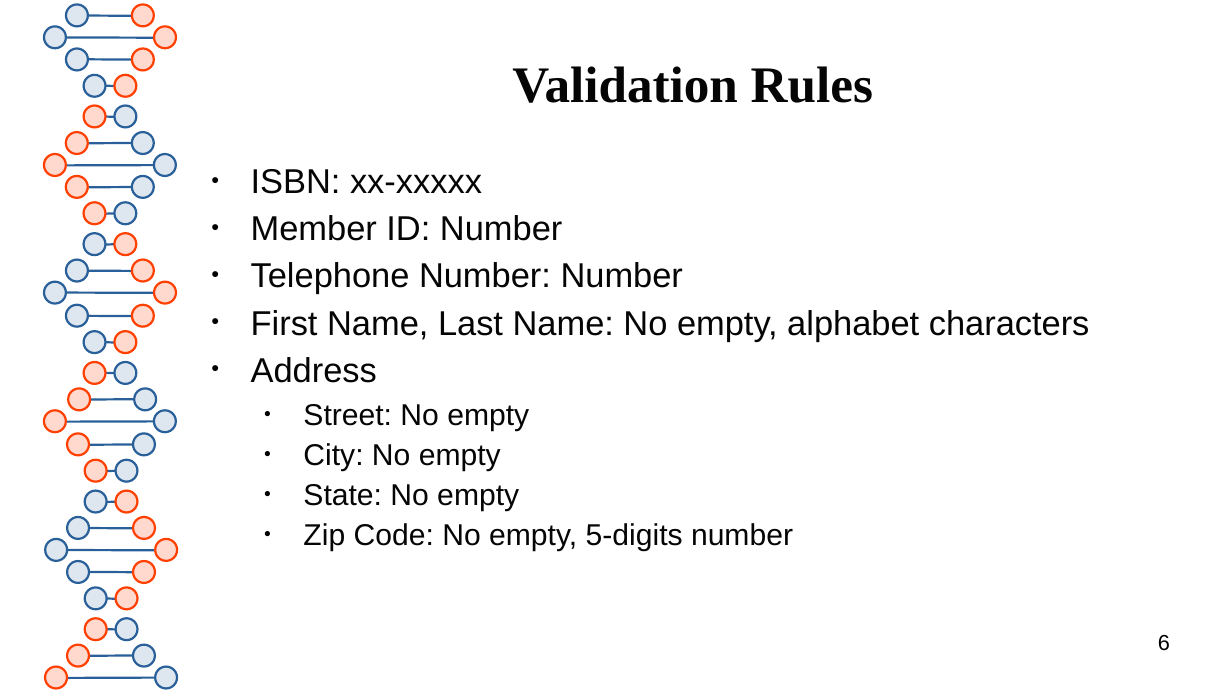
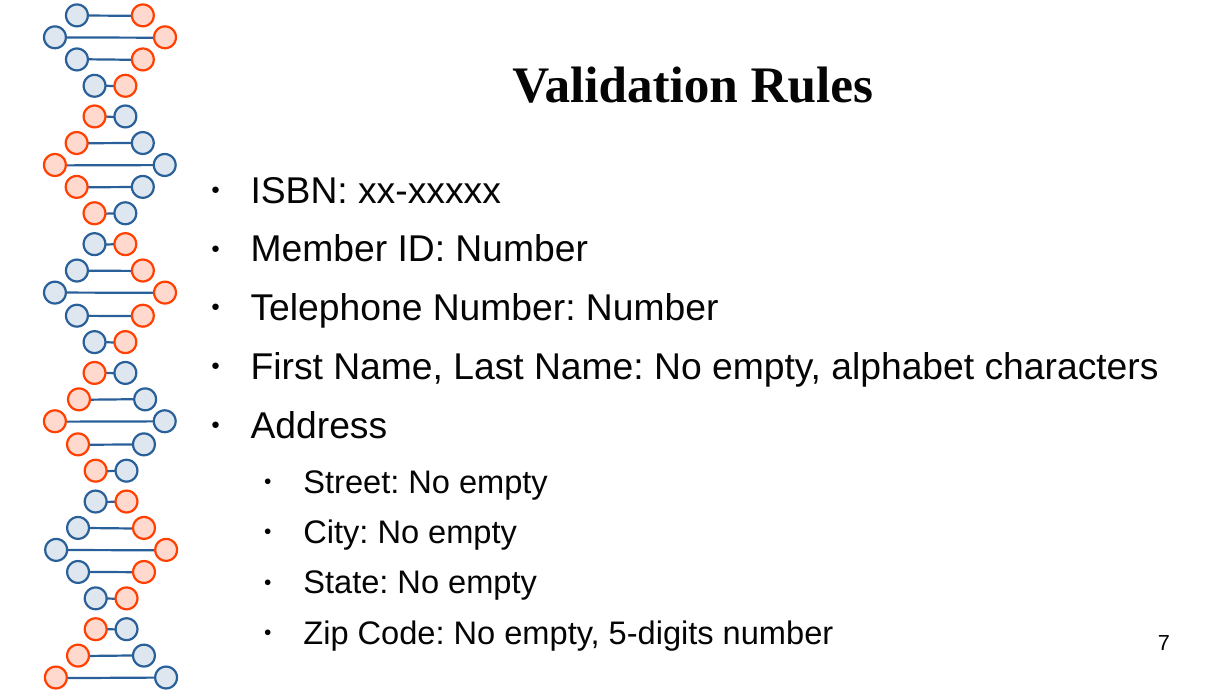
Before and after one commit to thanhtung2501/group1_mpp_finalproject, a slide deck: slide 7 of ProjectPresentation.ppt (slide 6 before the commit). Drawn at 1232x693 pixels with LibreOffice and Linux fonts; fonts in the diff are those of the drawing. Boxes give left, top, right and bottom in pixels: in the first picture for what was removed or moved away, otherwise in the second. Text is boxed around its words. In the diff, an @@ line names an element or a change of style, - is before the commit and + after.

```diff
--- a/ProjectPresentation.ppt
+++ b/ProjectPresentation.ppt
@@ text "ISBN: xx-xxxxx" at [251,177,1159,650]: size 22.2 to 24 pt in "ISBN: xx-xxxxx", "Member ID: Number", "Telephone Number: Number", "First Name, Last Name: No empty, alphabet ..." and 1 more places; size 19.4 to 21 pt in "Street: No empty", "City: No empty", "State: No empty", "Zip Code: No empty, 5-digits number"; line spacing 0.73 to 0.93 @@
@@ page number at [1158,635,1170,650]: text changed @@
-6
+7
```
Also in this commit, not shown: 1 slide added, 3 other files.
